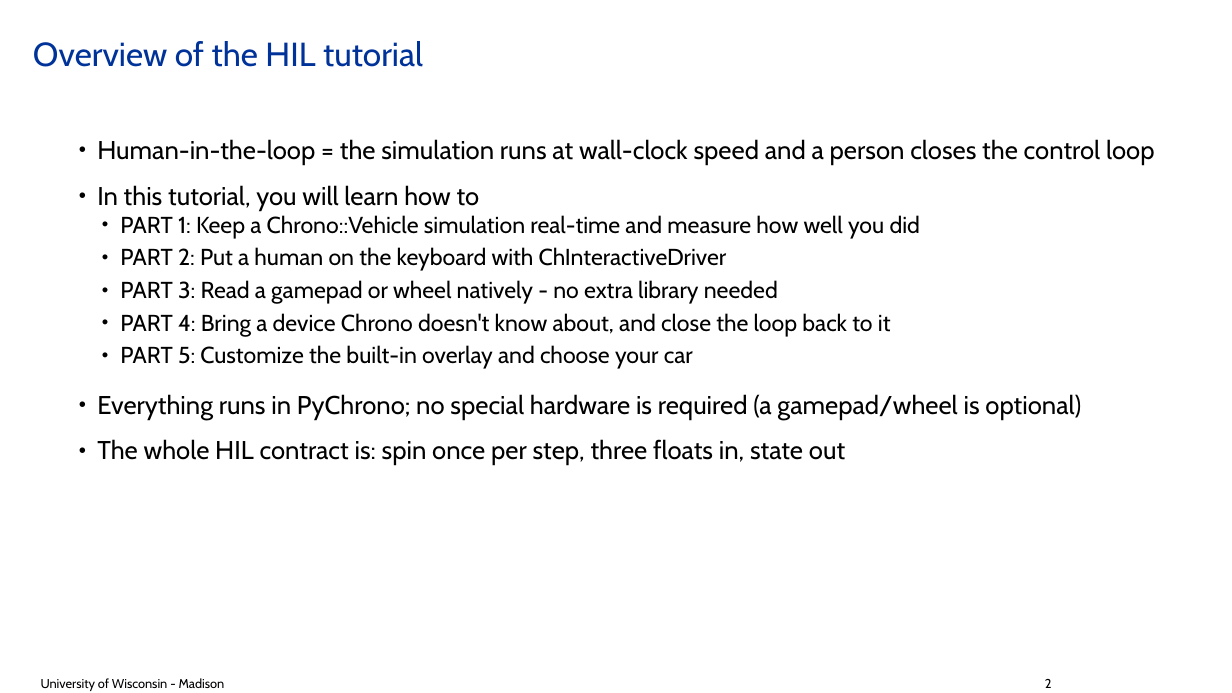
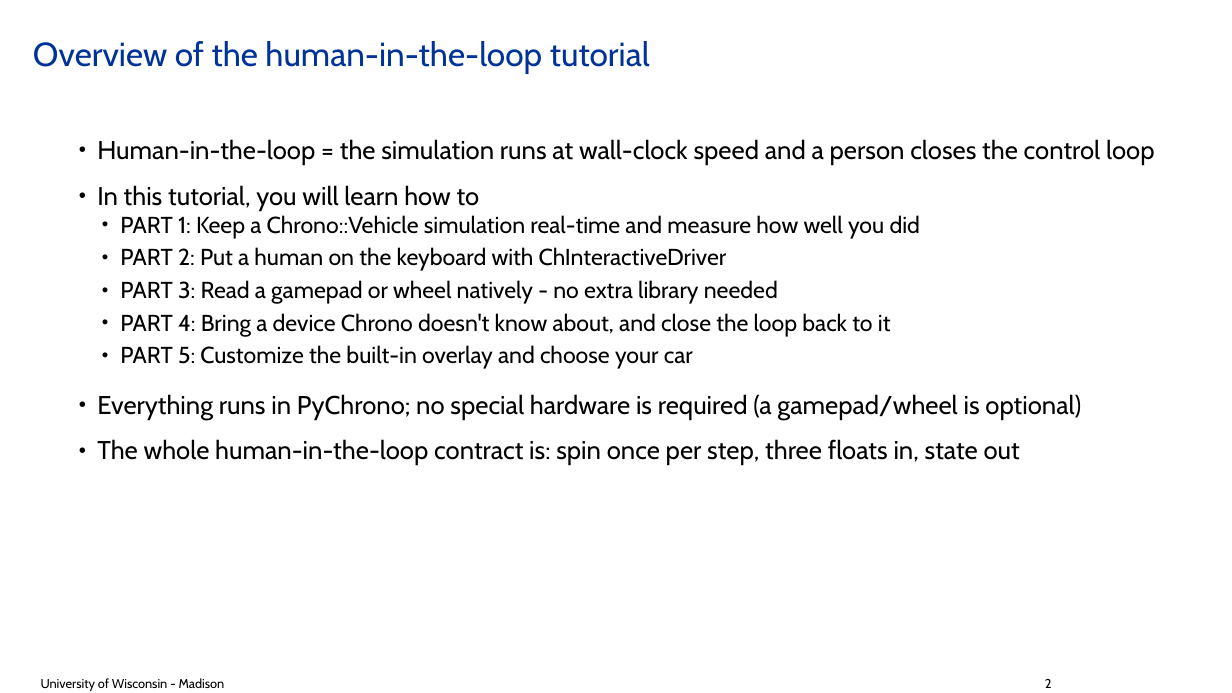
Before and after one commit to ksha23/chrono-hil-tutorial, a slide deck: slide 2 of tutorial_HIL_driver.pptx. Drawn at 1232x693 pixels with LibreOffice and Linux fonts; fonts in the diff are those of the drawing; background and template pictures are left out. Boxes give left, top, right and bottom in pixels: in the first picture for what was removed or moved away, otherwise in the second. Text is boxed around its words. In the diff, an @@ line names an element or a change of style, - is before the commit and + after.

```diff
--- a/tutorial_HIL_driver.pptx
+++ b/tutorial_HIL_driver.pptx
@@ title at (x1=33, y1=41, x2=650, y2=74): text changed @@
-Overview of the HIL tutorial
+Overview of the human-in-the-loop tutorial
@@ text at (x1=97, y1=439, x2=1020, y2=465): text changed @@
-• The whole HIL contract is: spin once per step, three floats in, state out
+• The whole human-in-the-loop contract is: spin once per step, three floats in, state out
```
Also in this commit, not shown: 23 other slides changed, 2 slides added, 3 other files.
